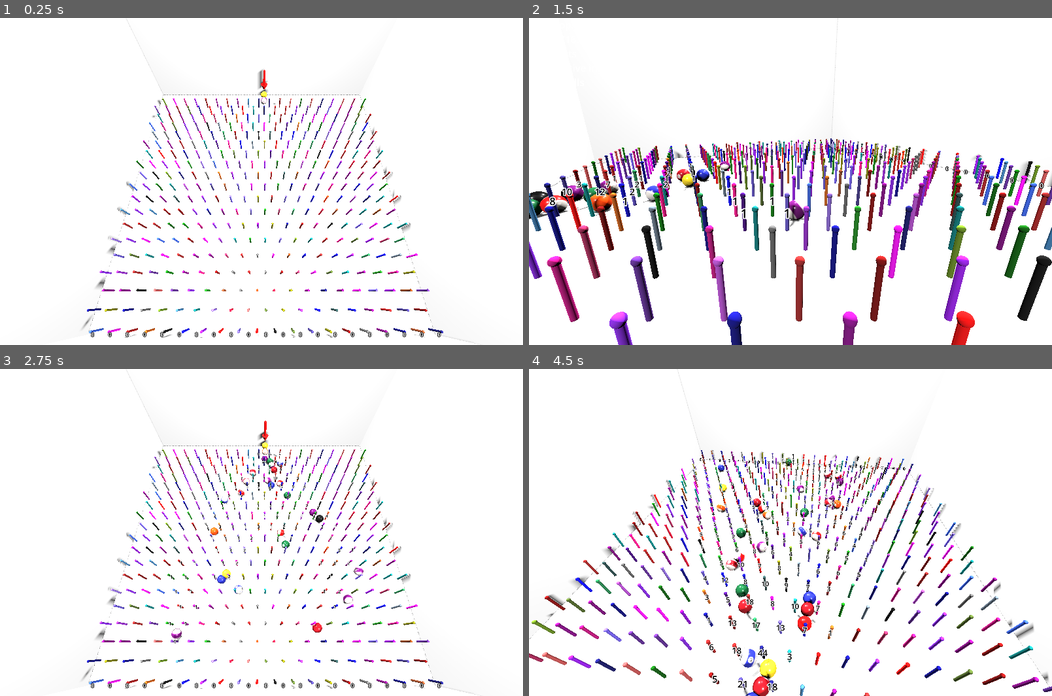
Above: before the commit, frames 1-4 (two rows, left to right).
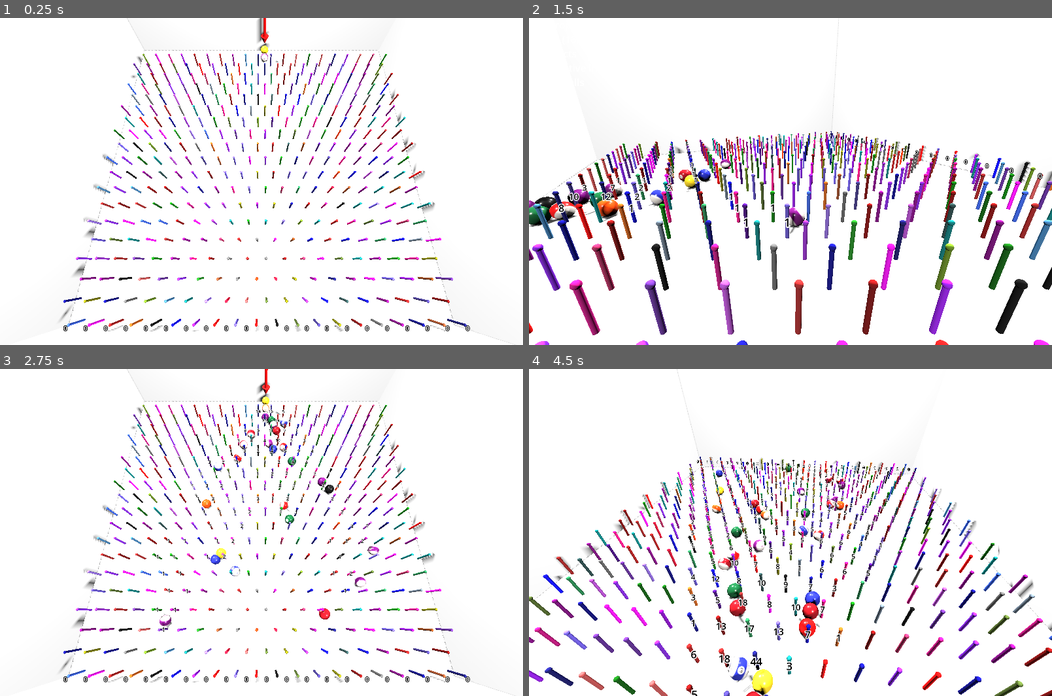
Above: after the commit, the same moments.

Repository: kasworld/gd4pinball
Game: Godot game, scene res://main.tscn
The game is run twice, just before and just after one commit, with the same random seed, the same clock (stepped at 60 frames per second) and the same inputs.
Inputs (mouse positions are in pixels of both pictures, inside the frame that each line leads up to):
- Up to frame 1 (0.25 s): no input
- Up to frame 2 (1.5 s): tap Enter at 0.5, 0.6, 1.35 s; move the mouse to (905, 165) at 0.52 s; hold Right 0.53-1.28 s; click (905, 165) at 0.67 s; move the mouse to (685, 197) at 1.27 s; hold Left from 1.28 s (still down)
- Up to frame 3 (2.75 s): move the mouse to (313, 460) at 2.02 s; release Left at 2.03 s; hold Right from 2.03 s (still down); tap Enter at 2.1 s
- Up to frame 4 (4.5 s): move the mouse to (764, 597) at 2.77 s; tap Enter at 2.85, 3.6, 4.35 s; click (764, 597) at 2.92 s; move the mouse to (947, 581) at 3.52 s; release Right at 3.53 s; hold Left from 3.53 s (still down); move the mouse to (633, 483) at 4.27 s

The runs differ from the first frame. In frame 1, 8.4% of the frame differs, in the area x 11-98%, y 0-100%; in frame 2, 22%, in the area x 0-100%, y 0-100%; in frame 3, 9.4%; in frame 4, 16%.

Commit message:
adjust pos

Diff:
--- a/main.gd
+++ b/main.gd
@@ -43,7 +43,7 @@
 		lb.pixel_size = 0.01
 		lb.billboard = BaseMaterial3D.BILLBOARD_ENABLED
 		lb.no_depth_test = true
-		lb.position = Vector3(x+0.25, -10, 10)
+		lb.position = Vector3(x+0.25, -9.5, 10)
 		$BallEndCounterContainer.add_child(lb)
 		ball_end_count.append(0)
 
@@ -69,7 +69,7 @@
 	update_label()
 	var t = Time.get_unix_time_from_system() /-3.0
 	if camera_move:
-		$Camera3D.position = Vector3(sin(t)*10, sin(t)*8, cos(t)*10)
+		$Camera3D.position = Vector3(sin(t)*10, sin(t)*5-2, cos(t)*10)
 		$Camera3D.look_at(Vector3(0,-10,0))
 
 func update_label() -> void:
@@ -115,8 +115,8 @@
 		reset_camera_pos()
 
 func reset_camera_pos()->void:
-	$Camera3D.position = Vector3(0,5,8)
-	$Camera3D.look_at(Vector3(0,-10,0))
+	$Camera3D.position = Vector3(0,3,7)
+	$Camera3D.look_at(Vector3(0,-10,2))
 	$Camera3D.far = 50
 
 func _on_timer공추가_timeout() -> void:
